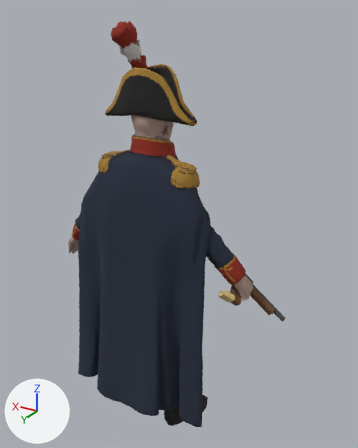
A saved change to the glTF model assets/tropa/capitan3d/capitan_animado.glb.
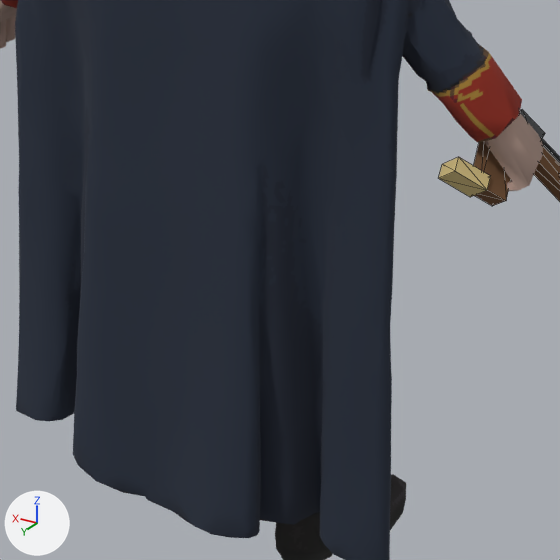
Each version is shown whole from a camera (50 mm lens) standing at (-0.614, 0.865, 1.019) and looking at (-0.099, 0.006, 0.589), then close up on the part from 20% to 72% of the width and 53% to 94% of the height. Lighting does not change. The marker at lower left points along +X, +Y and +Z. The older version's two pictures come first. The close-ups show mesh edges as thin lines. Where no turn or scale is listed for an object, it has been applied to the vertices.

In view in the first close-up: 'pistola', 'tripo_node_708cc3ef-00f4-4775-ac89-4898563d56ef'.
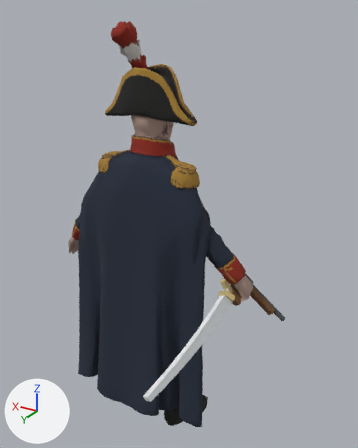
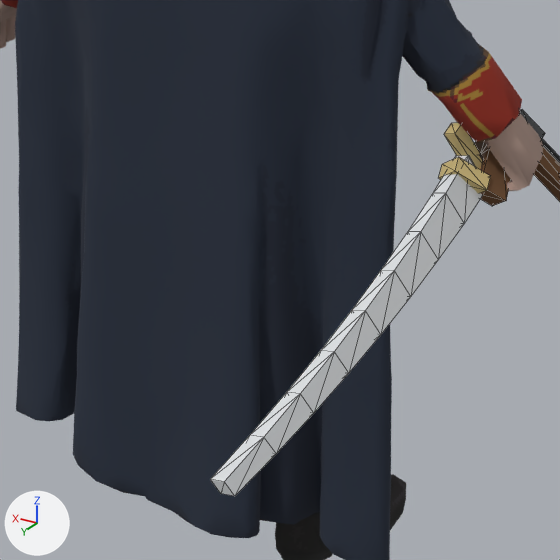
Where the change shows, as pixel boxes [x1, y1, x2, y2] in the close-ups (560 x 560 px):
'sable', added: after [210, 123, 488, 496]
    faces in mat_acero (white #e5e7ea): [210, 155, 483, 496]
    faces in mat_bronce (yellow #d8c284): [444, 123, 482, 169]
    faces in mat_puño (brown #846f61): [475, 142, 488, 162]

The change, as a list of edits to the scene's bpy script:
```text
Add mat_puño:
    mat_puño = principled_material('puño')
    mat_puño.base_color = (0.23, 0.16, 0.12)  # brown #846f61
    mat_puño.roughness = 1.0
Add mat_acero:
    mat_acero = principled_material('acero')
    mat_acero.base_color = (0.78, 0.8, 0.82)  # white #e5e7ea
    mat_acero.roughness = 1.0
Add me_hoja_001:
    me_hoja_001.from_pydata(...)  # 52 vertices, 92 faces; spans x -0.012..0.022, y -0.022..0.337, z -0.079..0.029
    # faces by material slot: [68, 12, 12]
    me_hoja_001.materials.append(mat_acero)  # white #e5e7ea
    me_hoja_001.materials.append(mat_bronce)  # yellow #d8c284
    me_hoja_001.materials.append(mat_puño)  # brown #846f61
Add ob_sable:
    ob_sable = bpy.data.objects.new('sable', me_hoja_001)
    ob_sable.location = (-0.2214, -0.0347, 0.4511)
```
